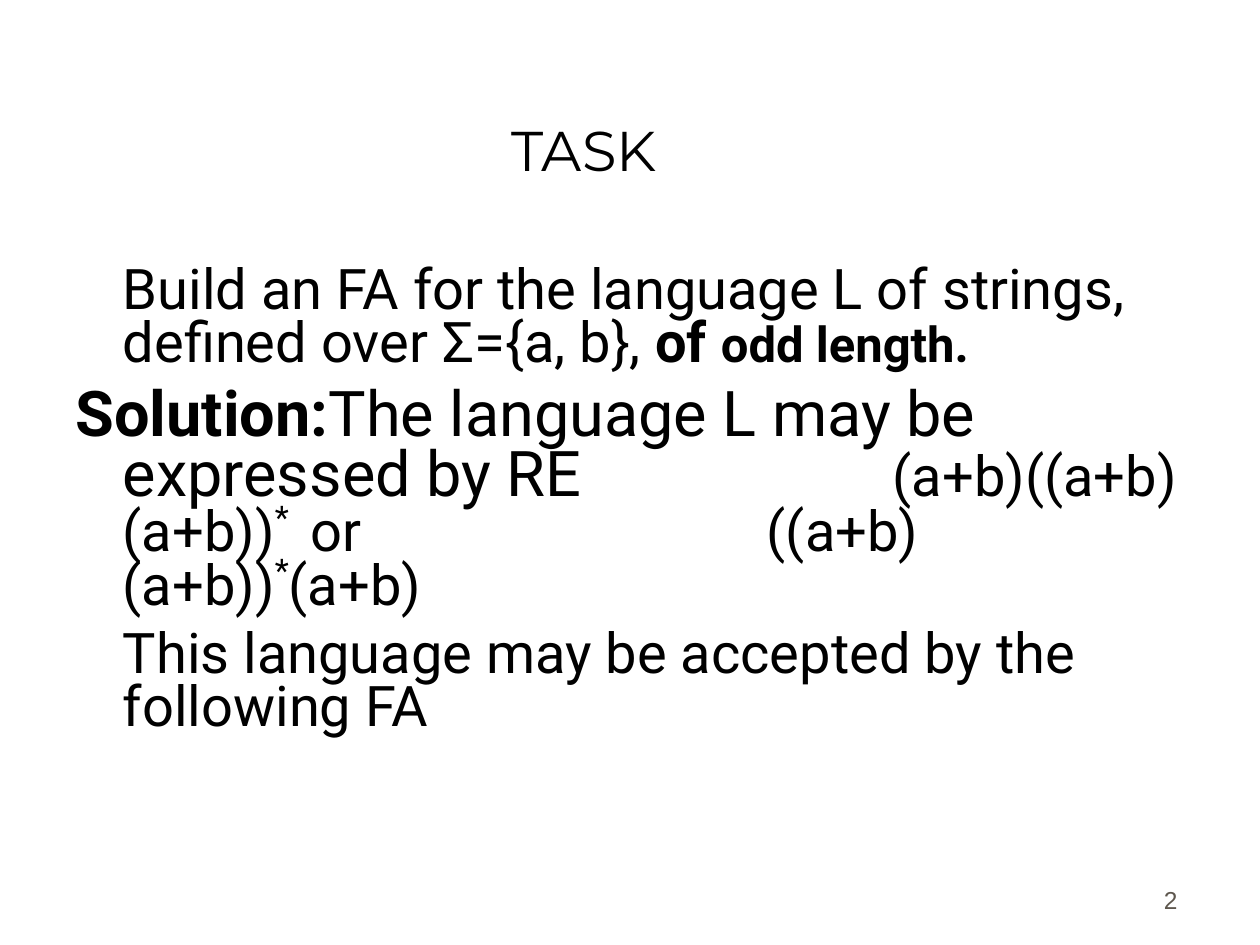
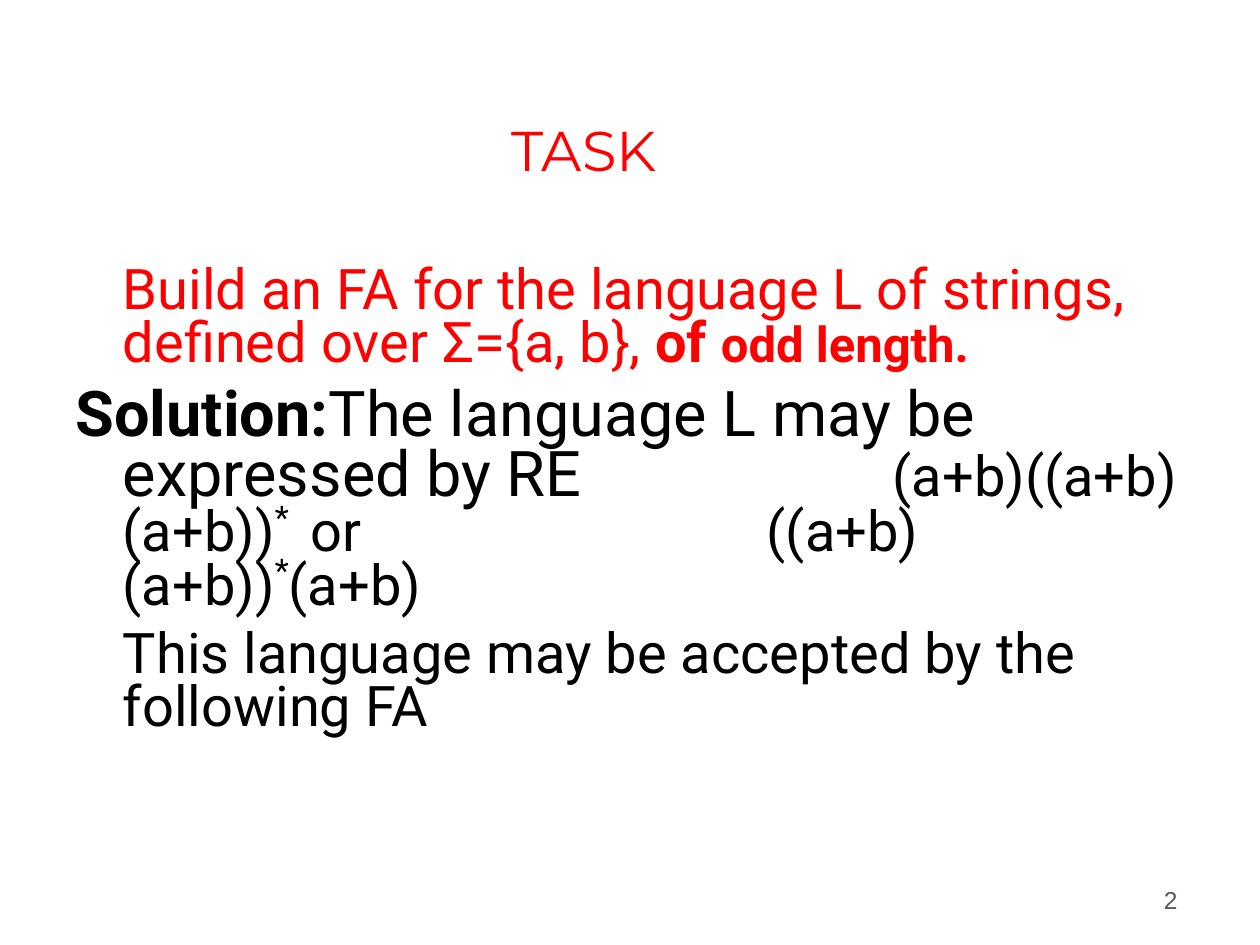
Before and after one commit to bamboat3/toa, a slide deck: slide 2 of Lesson 06.ppt. Drawn at 1260x945 pixels with LibreOffice and Linux fonts; fonts in the diff are those of the drawing; background and template pictures are left out. Boxes give left, top, right and bottom in pixels: in the first picture for what was removed or moved away, otherwise in the second. Text is boxed around its words. In the diff, an @@ line names an element or a change of style, - is before the commit and + after.

```diff
--- a/Lesson 06.ppt
+++ b/Lesson 06.ppt
@@ title "TASK" at (512, 131, 657, 172): text colour #000000 to #FF0000 @@
@@ text at (123, 266, 1124, 373): text colour #000000 to #FF0000 in "Build an FA for the language L ..." @@
```
Also in this commit, not shown: 8 other slides changed, 14 other files.
